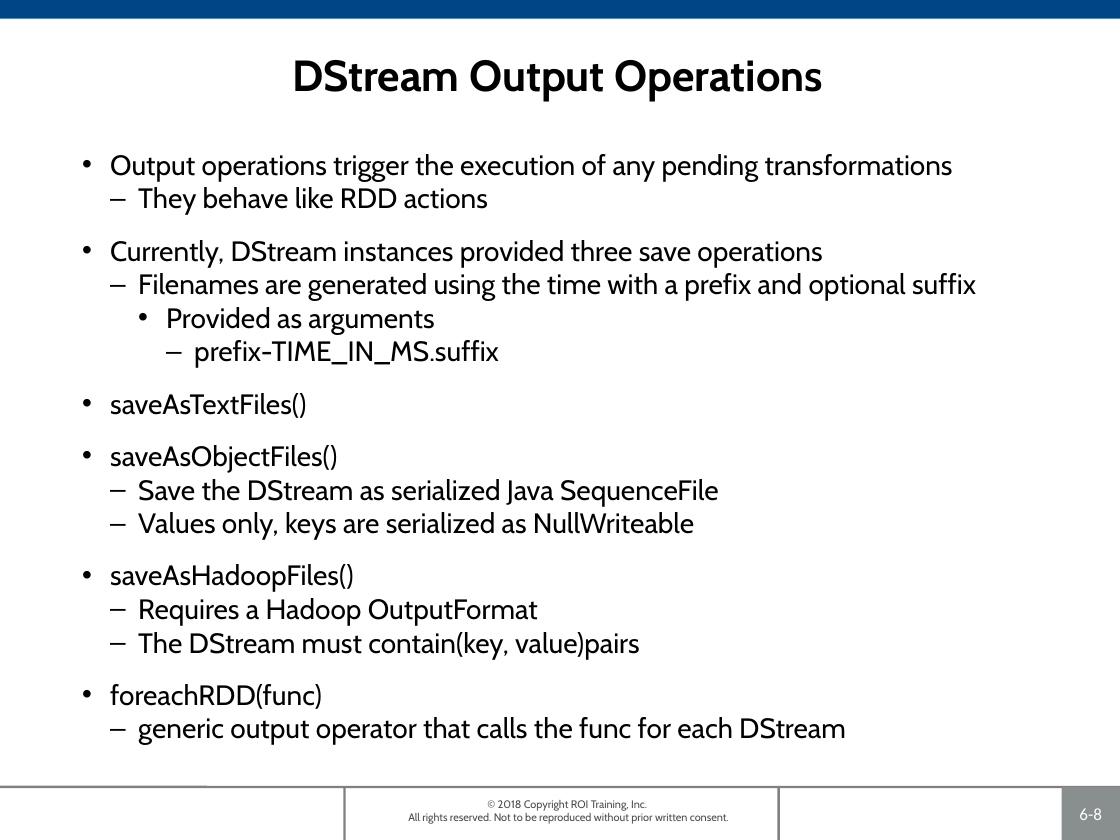
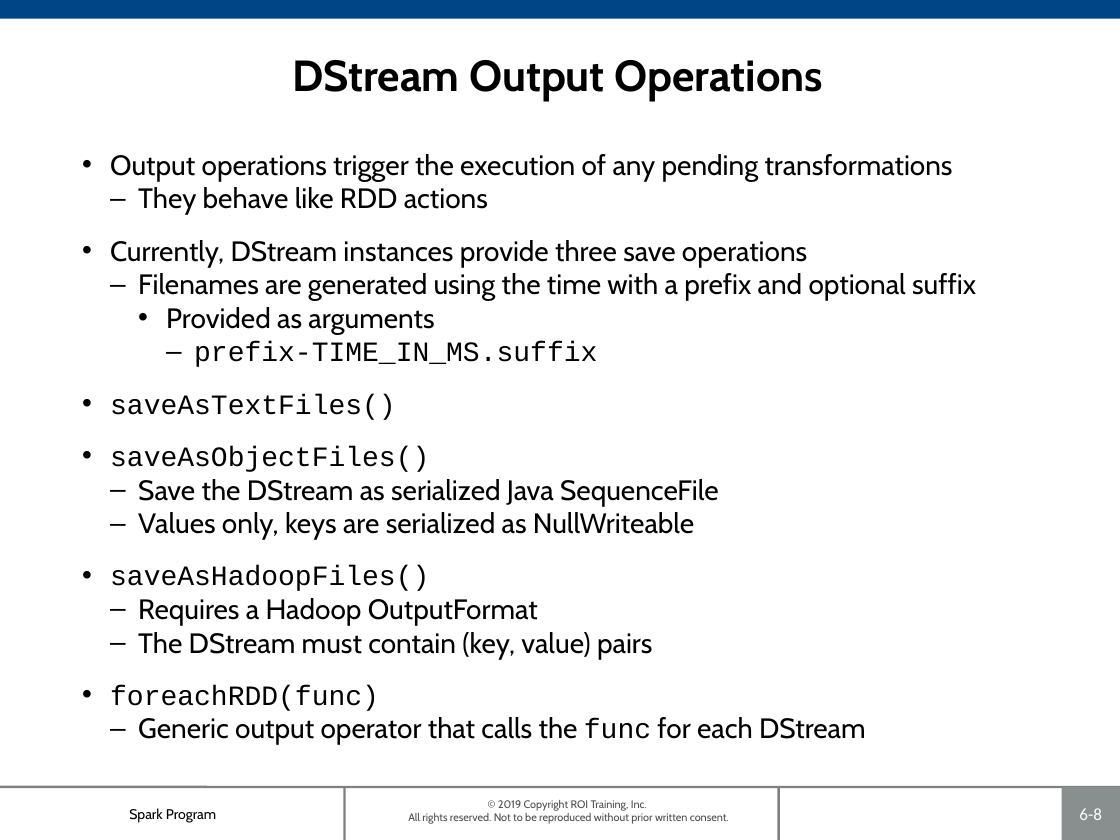
Before and after one commit to roitraining/SparkProgram, a slide deck: slide 8 of Day5/Ch06_SparkStreaming.pptx. Drawn at 1120x840 pixels with LibreOffice and Linux fonts; fonts in the diff are those of the drawing; background and template pictures are left out. Boxes give left, top, right and bottom in pixels: in the first picture for what was removed or moved away, otherwise in the second. Text is boxed around its words. In the diff, an @@ line names an element or a change of style, - is before the commit and + after.

```diff
--- a/Day5/Ch06_SparkStreaming.pptx
+++ b/Day5/Ch06_SparkStreaming.pptx
@@ text at (110,240,807,267): text changed @@
-• Currently, DStream instances provided three save operations
+• Currently, DStream instances provide three save operations
@@ text at (110,342,597,711): font Cabin to Courier New in "prefix-TIME_IN_MS.suffix", "saveAsTextFiles()", "saveAsObjectFiles()", "saveAsHadoopFiles()" and 1 more places @@
@@ text at (138,632,652,659): spaces changed @@
-  – The DStream must contain(key, value)pairs
+  – The DStream must contain (key, value) pairs
@@ text at (138,717,866,745): text changed @@
-  – generic output operator that calls the func for each DStream
+  – Generic output operator that calls the func for each DStream
@@ text added at (129,808,216,823), 9 pt, text #000000 @@
+Spark Program
@@ text at (408,800,729,824): text changed @@
-© 2018 Copyright ROI Training, Inc.
-All rights reserved. Not to be reproduced without prior written consent.
+© 2019 Copyright ROI Training, Inc.
+All rights reserved. Not to be reproduced without prior written consent.
```
Also in this commit, not shown: 14 other slides changed, 1 other file.
